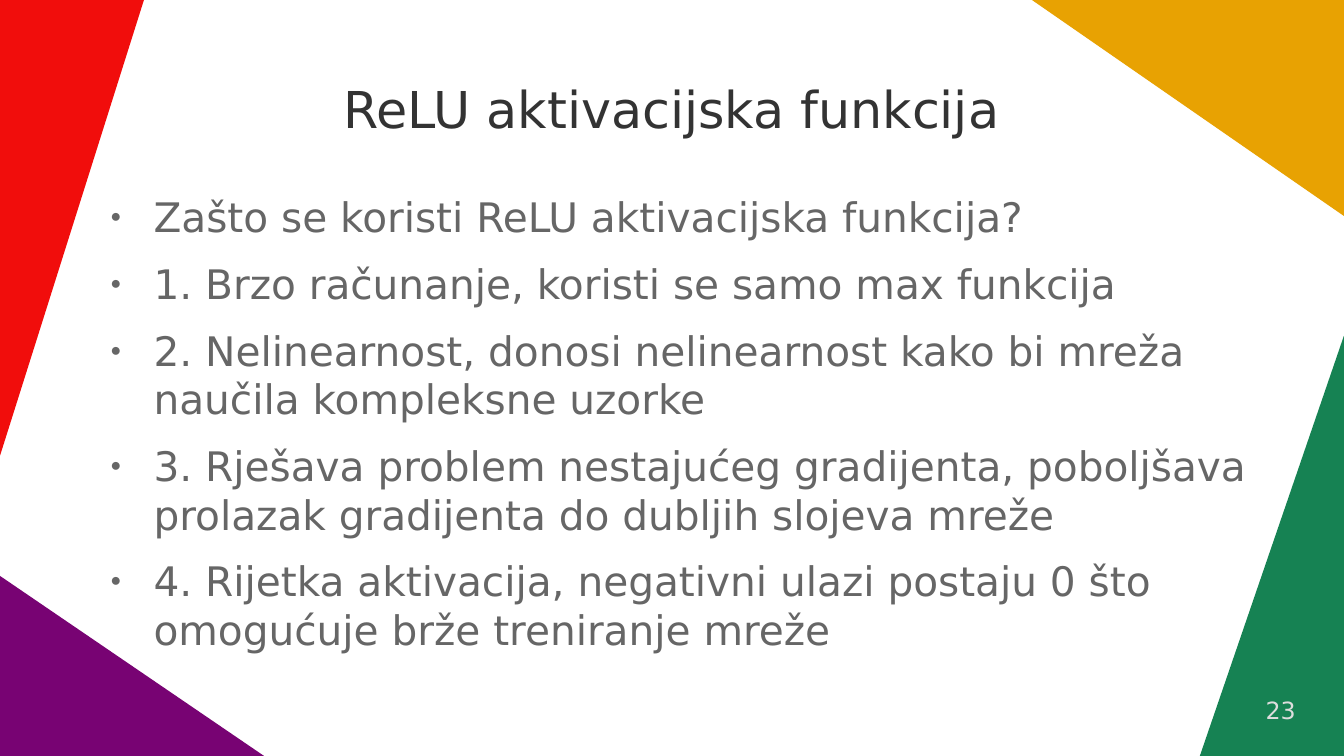
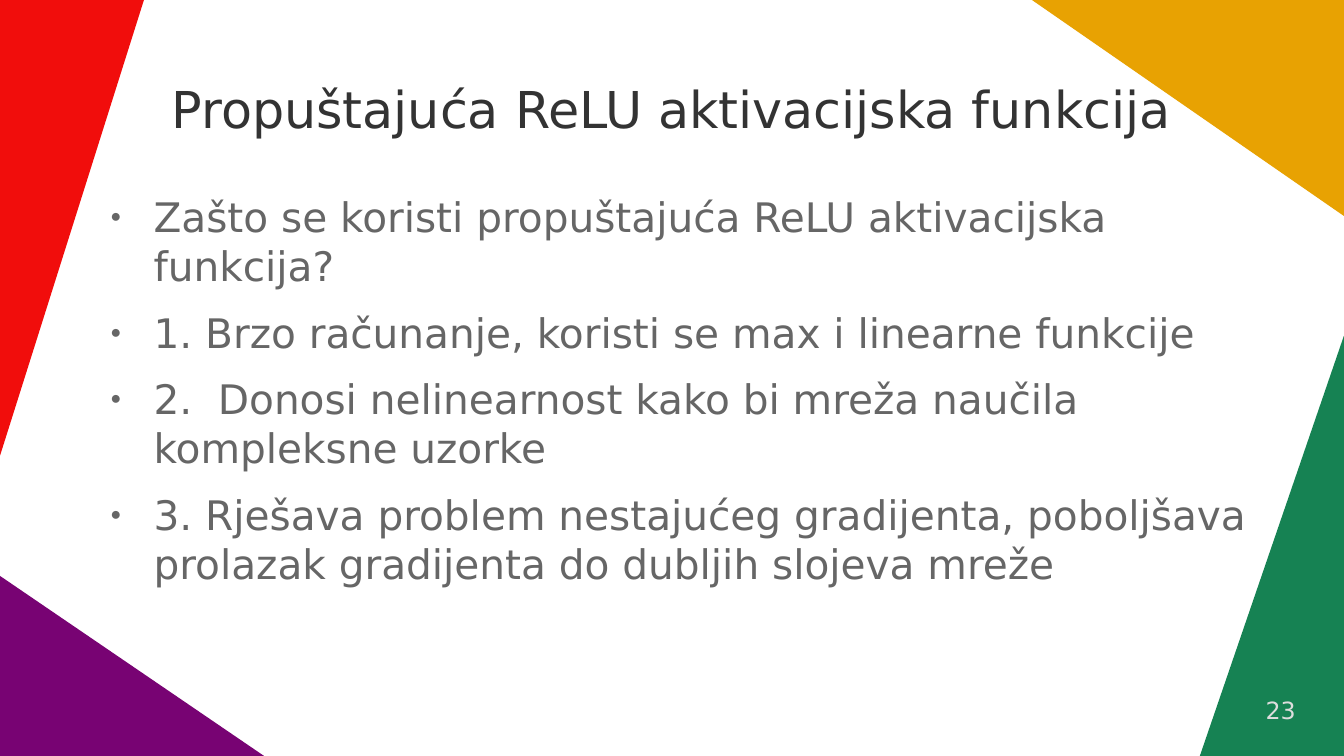
Before and after one commit to VidJoha/Seminar---CNN-i-YOLO-algoritmi, a slide deck: slide 23 of Konvolucijske neuralne mreže.odp. Drawn at 1344x756 pixels with LibreOffice and Linux fonts; fonts in the diff are those of the drawing. Boxes give left, top, right and bottom in pixels: in the first picture for what was removed or moved away, otherwise in the second. Text is boxed around its words. In the diff, an @@ line names an element or a change of style, - is before the commit and + after.

```diff
--- a/Konvolucijske neuralne mreže.odp
+++ b/Konvolucijske neuralne mreže.odp
@@ title at [172, 86, 1171, 139]: text changed @@
-ReLU aktivacijska funkcija
+Propuštajuća ReLU aktivacijska funkcija
@@ text at [154, 199, 1194, 472]: text changed @@
-● Zašto se koristi ReLU aktivacijska funkcija?
-● 1. Brzo računanje, koristi se samo max funkcija
-● 2. Nelinearnost, donosi nelinearnost kako bi mreža naučila kompleksne uzorke
+● Zašto se koristi propuštajuća ReLU aktivacijska funkcija?
+● 1. Brzo računanje, koristi se max i linearne funkcije
+● 2. Donosi nelinearnost kako bi mreža naučila kompleksne uzorke
@@ text at [154, 563, 1151, 654]: paragraph removed @@
-● 4. Rijetka aktivacija, negativni ulazi postaju 0 što omogućuje brže treniranje mreže
```
Also in this commit, not shown: 2 other slides changed.
